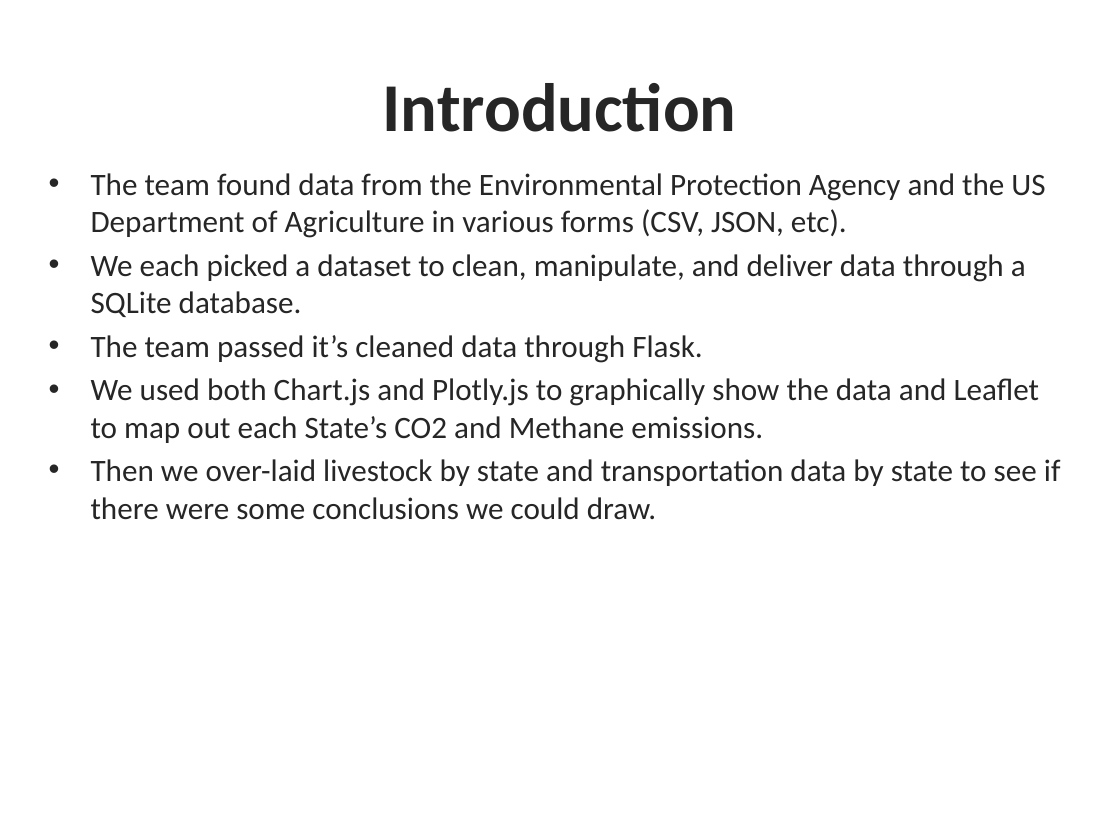
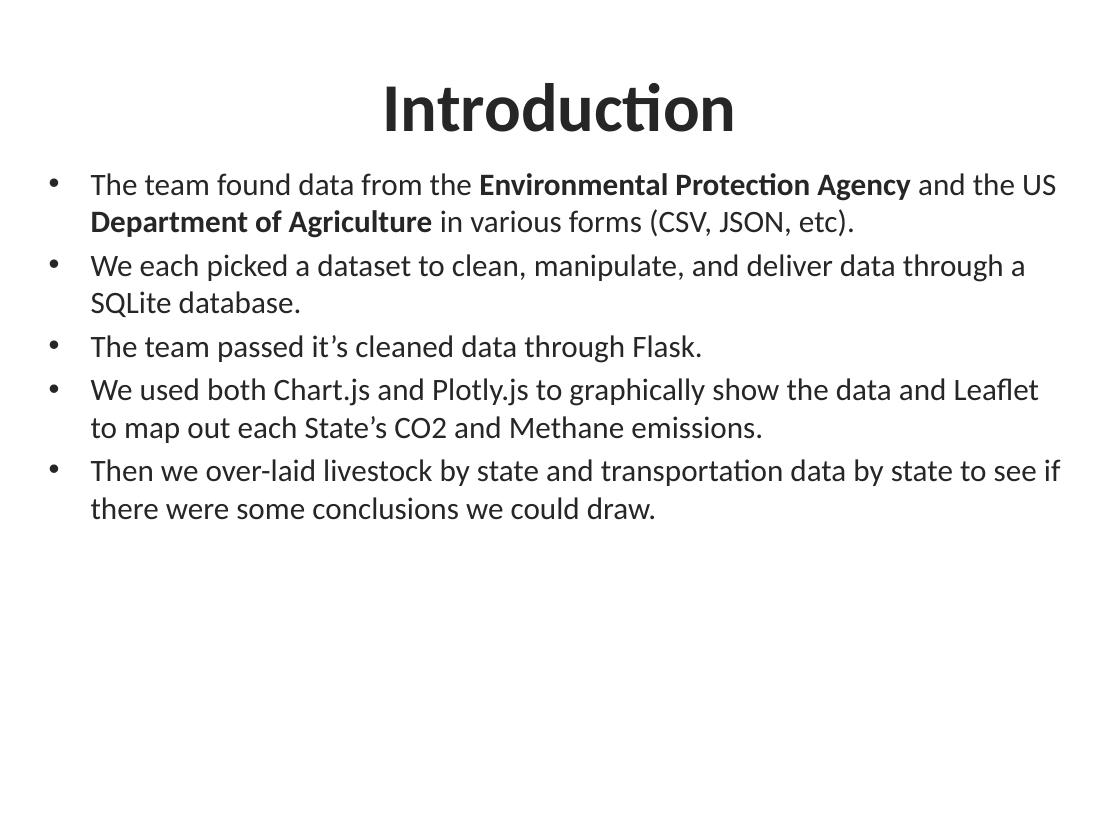
Before and after one commit to tmcbeth/Project-2, a slide deck: slide 3 of Presentation.pptx. Drawn at 1120x840 pixels with LibreOffice and Linux fonts; fonts in the diff are those of the drawing; background and template pictures are left out. Boxes give left, top, right and bottom in pixels: in the first picture for what was removed or moved away, otherwise in the second. Text is boxed around its words. In the diff, an @@ line names an element or a change of style, - is before the commit and + after.

```diff
--- a/Presentation.pptx
+++ b/Presentation.pptx
@@ text at [91, 173, 1056, 238]: bold on in "Environmental Protection Agency Department of Agriculture" @@
```
Also in this commit, not shown: 1 other slide changed.
